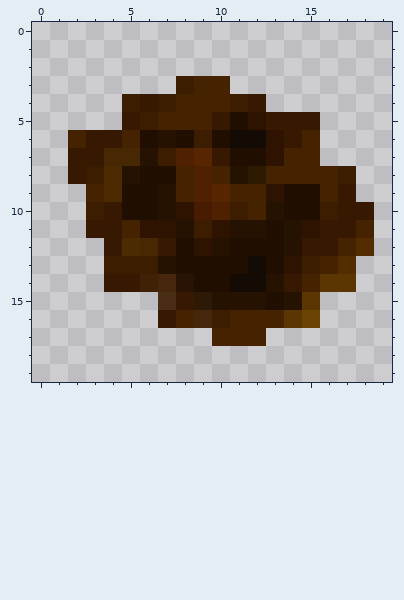
Edited in one commit: pixel-art sprite (asteroid-3.png). The first picture shows the starting point.
The file is 20x20 pixels. Pixels under 10% opacity are left out. Colours within 5 levels of each other are drawn and written as one.
After the commit:
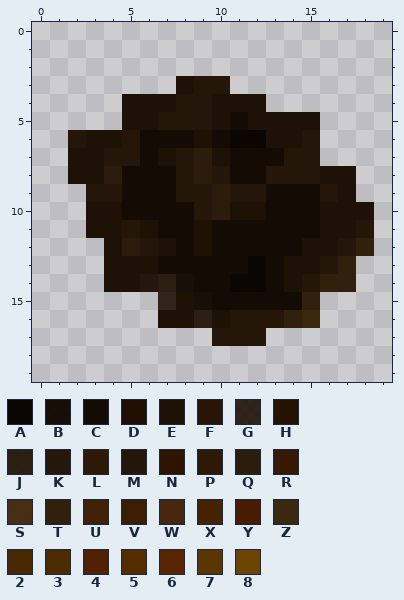
Palette (. is transparent): A #0c0602  B #140a04f9  C #140c04  D #200f00  E #1e1106  F #250f00f9  G #1f1207e6  H #261200  J #211307ef  K #211307f9  L #291500f9  M #241608  N #2e1300  P #2e1902  Q #2b1c0b  R #371800  S #3b1c00e6  T #31200b  U #3d1d00f9  V #3d1d00  W #3e1d01ef  X #452200  Y #471c00  Z #3a290e  2 #472803  3 #4d2b02  4 #4f2100  5 #532d00  6 #572500  7 #5b3502  8 #6b4404
What changed:
@@ x 0..19 @@
  2 ....................
- 3 ........VXX.........
- 4 .....VRVXXXVR.......
- 5 .....RVXXXRDNRRR....
- 6 ..XRRXDHDVDCCNRX....
- 7 ..RR22HV46RDDNXX....
- 8 ..RV3HDDX4XHPXXXXV..
- 9 ...X3DDHX46XXNDDXR..
-10 ...VRDDHNY4VXHDDVRR.
-11 ...RRXNNHVNHHDHNRRX.
-12 ....R32RDNHDDDHRRX5.
-13 ....VVVHDDDDCDNVX5..
-14 ....RRUWFDDCCHRX77..
-15 .......SRLHHHDH7....
-16 .......RXWVXXX78....
-17 ..........XXX.......
+ 3 ........EMM.........
+ 4 .....EEEMMEEE.......
+ 5 .....EEMMMECEEEE....
+ 6 ..MEEMCCCECAAEEM....
+ 7 ..EEMMCEMQECCCMM....
+ 8 ..EEQCCCMQMCCMMMEE..
+ 9 ...MMCCCMMQMMCCCME..
+10 ...EECCCCMQEECCCEEE.
+11 ...EEMECCECCCCCCEEM.
+12 ....EQMECECCCCCEEMT.
+13 ....EEECCCCCACEEMT..
+14 ....EEKJBCCAACEMTT..
+15 .......GEBCCCCCT....
+16 .......EEJEMMMTZ....
+17 ..........MMM.......
 18 ....................
Changed places in both pictures, as pixel boxes (x1, y1, x2, y2):
changed: (68, 76, 374, 346)
